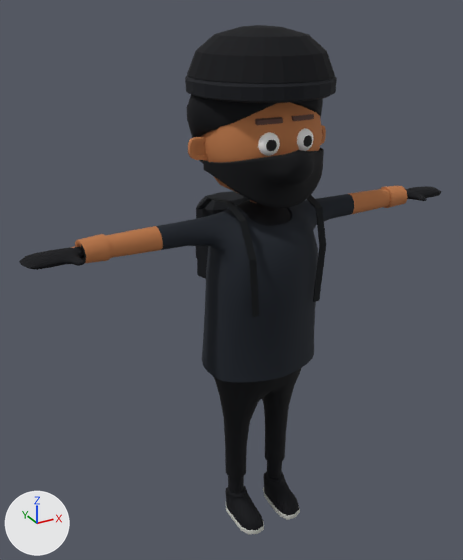
The Blender file ArtSource/Characters/Character02Thief/Character02_Thief.blend as it was, and as the next commit left it.
One viewpoint serves both versions: a 50 mm lens placed at (-1.27, -2.08, 2.23), pointed at (-0.06, 0.13, 1.13). The lights are fixed; the arrows at lower left show +X, +Y and +Z. The first picture is the older version.

The scene before the commit, as lines of its bpy script (objects in view):
```python
mat_character02_thief = principled_material('Character02_Thief')
mat_character02_thief.texture = img_character02_thief_palette_png
mat_character02_thief.roughness = 0.83
mat_character02_thief.specular_ior_level = 0.22
me_cube_005 = bpy.data.meshes.new('Cube.005')
me_cube_005.from_pydata(...)  # 3997 vertices, 3886 faces; spans x -0.94..0.94, y 0.0..2.14, z -0.4..0.27
me_cube_005.materials.append(mat_character02_thief)  # picture img_character02_thief_palette_png
ob_character02_thief = bpy.data.objects.new('Character02_Thief', me_cube_005)
ob_character02_thief.location = (0.0, 0.0, 0.0)
ob_character02_thief.rotation_euler = (1.571, 0.0, 0.0)  # degrees (90, 0, 0)
```
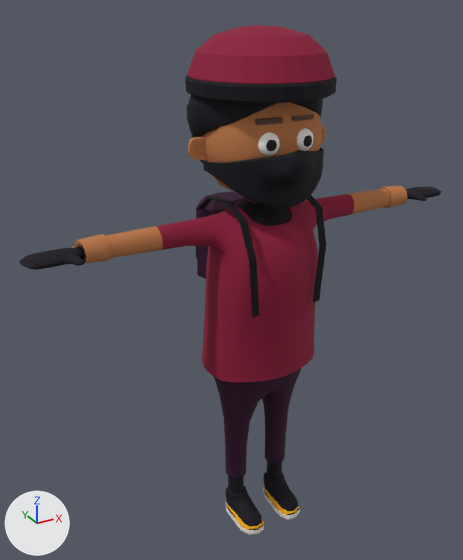
Boxes (x1, y1, x2, y2) around the edits, measured in the pictures (463 x 560 px):
'Character02_Thief', surface changed (black to red)
    both: (154, 25, 357, 535)
part 1 of me_cube_005, surface changed (black to red)
    both: (156, 25, 354, 535)

Edits to the bpy script that builds the scene:
```text
Add img_character02_thief_palette_png_001:
    img_character02_thief_palette_png_001 = load_image('Character02_Thief_Palette.png.001', '_unpacked/Character02_Thief_Palette.png', 256, 256, 'sRGB')
Change mat_character02_thief:
    mat_character02_thief.texture: img_character02_thief_palette_png -> img_character02_thief_palette_png_001
Change me_cube_005:
    where me_cube_005.from_pydata(...)  # 3997 vertices, 3886 faces; spans x -0.94..0.94, y 0.0..2.14, z -0.4..0.27
    used by ob_character02_thief; location = (0.0, 0.0, 0.0); rotation_euler = (1.571, 0.0, 0.0), in degrees (90, 0, 0)
    me_cube_005 part 1: texture (UV) coordinates of 3154 of 3886 faces, centred in x -0.93..0.93, y 0.0..2.14, z -0.39..0.27, changed; they spanned u 0.03..0.97, v 0.03..0.41 and now span u 0.03..0.28, v 0.53..0.53
```
